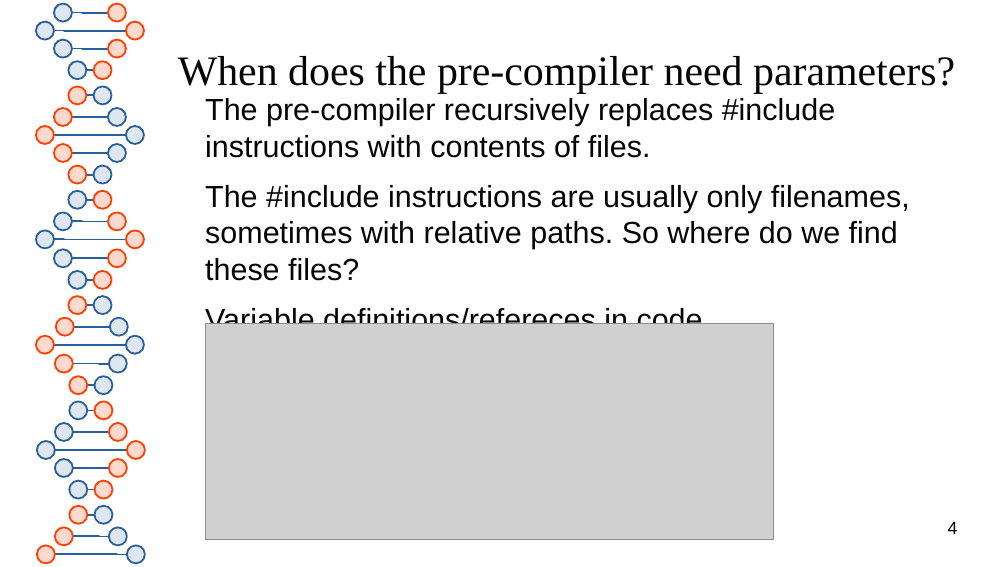
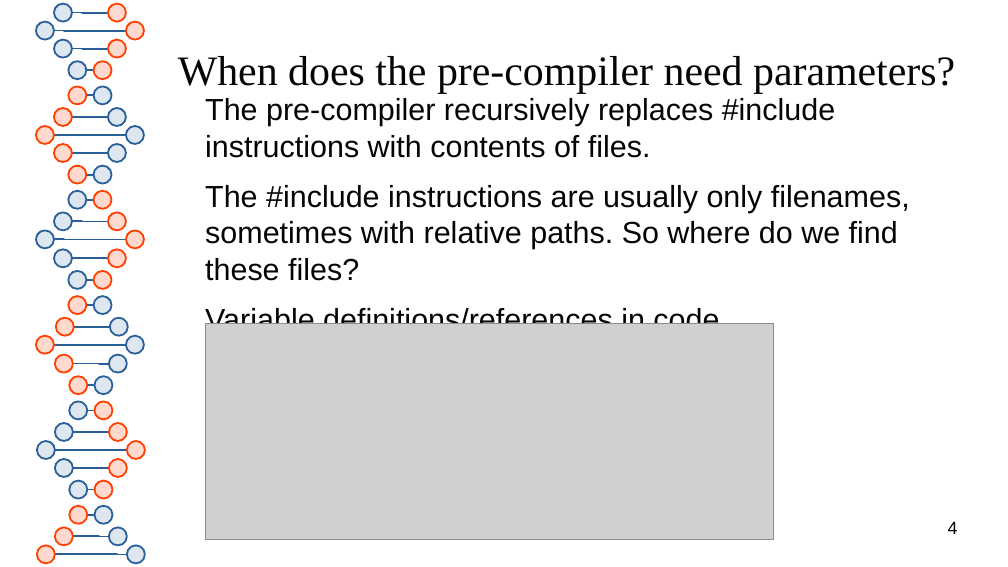
Before and after one commit to kingkybel/Transfer, a slide deck: slide 4 of CMakeTutorial/CMakeLecture.odp. Drawn at 1008x567 pixels with LibreOffice and Linux fonts; fonts in the diff are those of the drawing; grey boxes stand for pictures. Boxes give left, top, right and bottom in pixels: in the first picture for what was removed or moved away, otherwise in the second. Text is boxed around its words. In the diff, an @@ line names an element or a change of style, - is before the commit and + after.

```diff
--- a/CMakeTutorial/CMakeLecture.odp
+++ b/CMakeTutorial/CMakeLecture.odp
@@ text at (205,306,719,336): text changed @@
-Variable definitions/refereces in code
+Variable definitions/references in code
```
Also in this commit, not shown: 3 other slides changed, 1 slide added, 1 other file.
